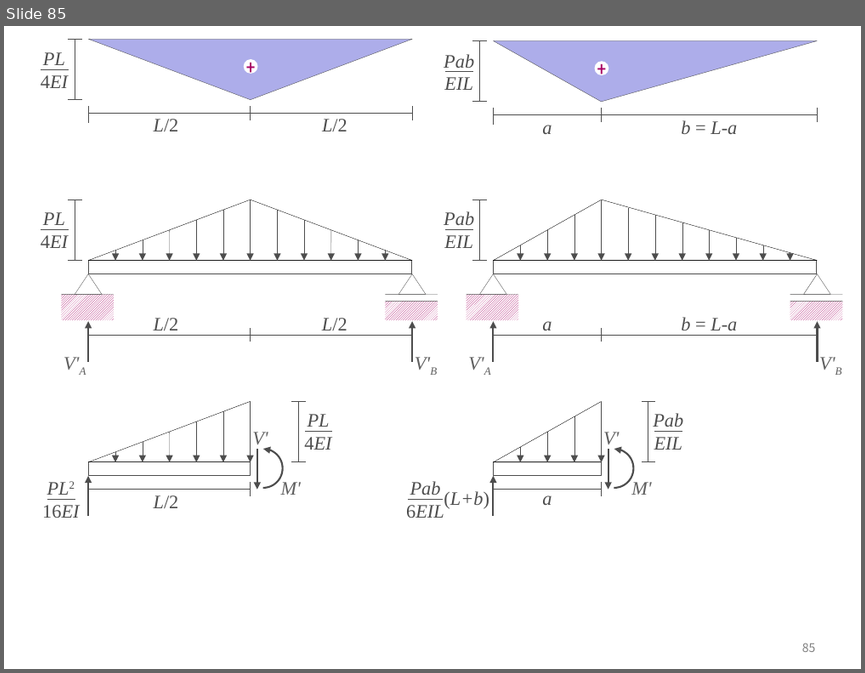
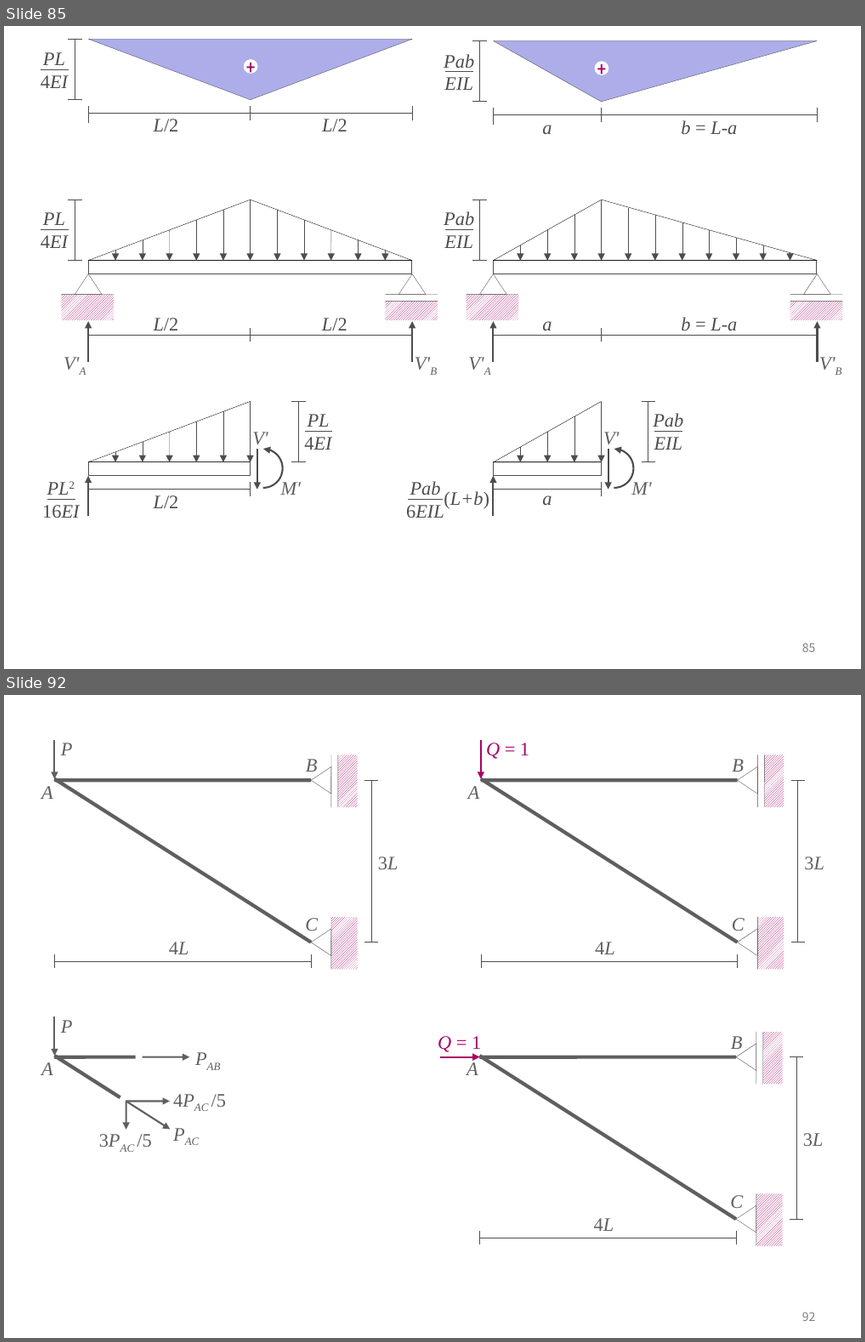
Before and after one commit to ironbell87/structural_mechanics_II, a slide deck: figures.pptx. Shown one above the other, each under a label of ours: slide 85 before the commit, slides 85 and 92 after it; the slides between them are not shown. The pictures are 865x673 and 865x1342 pixels, drawn with LibreOffice and Linux fonts; fonts in the diff are those of the drawing. Boxes give left, top, right and bottom in pixels: in the first picture for what was removed or moved away, otherwise in the second. Text is boxed around its words. In the diff, an @@ line names an element or a change of style, - is before the commit and + after.

```diff
--- a/figures.pptx
+++ b/figures.pptx
@@ slide 92 added at <box>4,695,861,1338</box>, background #FFFFFF; not listed: 1 template element that a slide beside it also shows @@
@@ group added at <box>41,739,398,970</box>: 11 lines, 6 texts, 2 rectangles, 2 triangles, 1 arrow @@
+A
+3L
+P
+C
+B
+4L
@@ group added at <box>468,739,824,970</box>: 11 lines, 6 texts, 2 rectangles, 2 triangles, 1 arrow @@
+A
+3L
+Q = 1
+C
+B
+4L
@@ group added at <box>41,1016,226,1146</box>: 6 texts, 5 arrows, 2 lines @@
+A
+P
+PAB
+PAC
+4PAC /5
+3PAC /5
@@ group added at <box>438,1032,823,1246</box>: 11 lines, 6 texts, 2 rectangles, 2 triangles, 1 arrow @@
+A
+3L
+Q = 1
+C
+B
+4L
```
Also in this commit, not shown: 8 other slides added, 59 other files.
